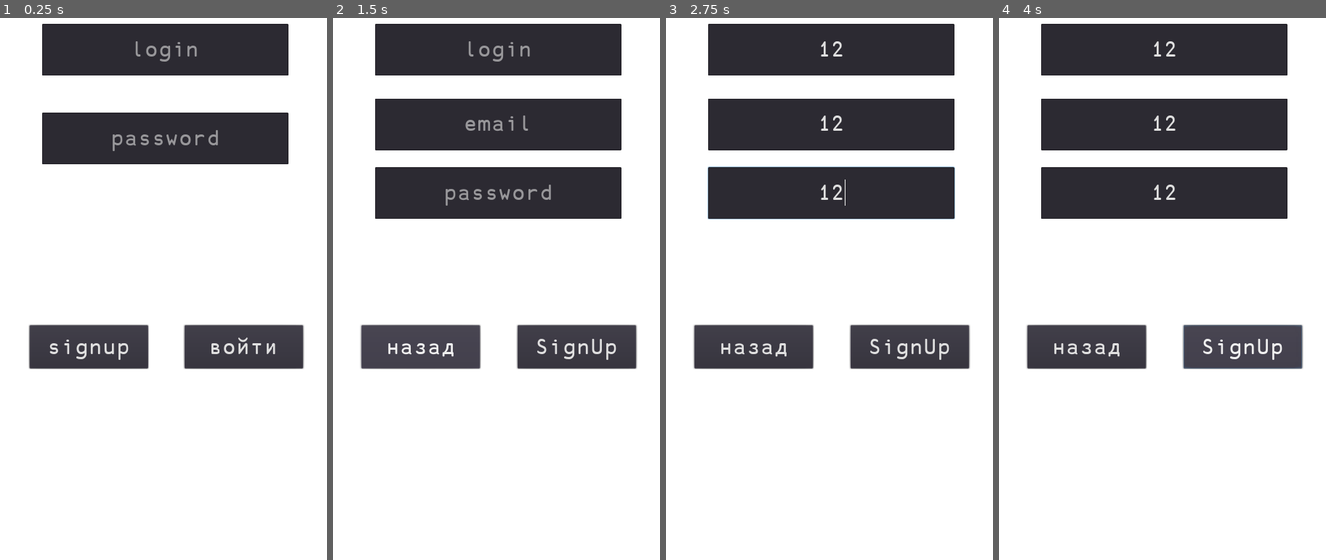
Above: before the commit, frames 1-4 (left to right).
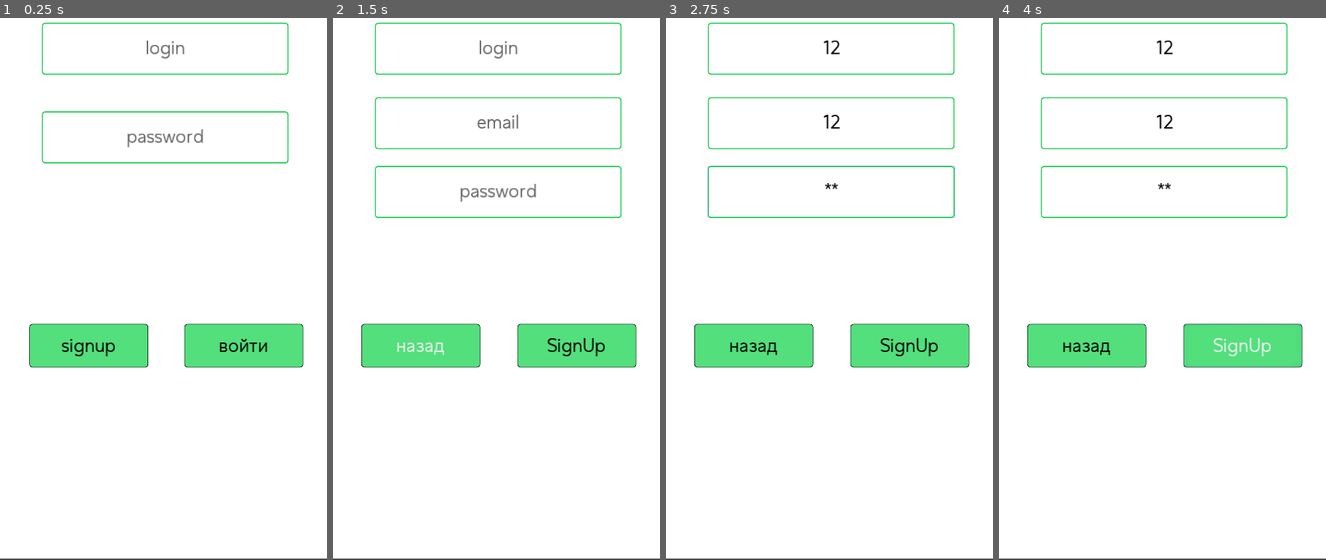
Above: after the commit, the same moments.

Repository: ideeockus/rep_net
Game: Godot game, scene res://scenes/SigninScene.tscn
The game is run twice, just before and just after one commit, with the same random seed, the same clock (stepped at 60 frames per second) and the same inputs. The project has no main scene, so this scene is started directly.
Inputs (mouse positions are in pixels of both pictures, inside the frame that each line leads up to):
- Up to frame 1 (0.25 s): no input
- Up to frame 2 (1.5 s): click (499, 50) at 0.52 s; type "12" at 0.6 s; click (499, 137) at 0.75 s; type "12" at 0.83 s; click "signup" at 1.25 s
- Up to frame 3 (2.75 s): click (832, 50) at 2.02 s; type "12" at 2.1 s; click (832, 126) at 2.25 s; type "12" at 2.33 s; click (832, 191) at 2.48 s; type "12" at 2.57 s
- Up to frame 4 (4 s): click "SignUp" at 2.75 s; click "войти" at 3.5 s

The runs differ from the first frame. In frame 1, 21% of the frame differs, in the area x 0-100%, y 0-100%; in frame 2, 29%; in frame 3, 29%; in frame 4, 29%.
Error in both runs: Invalid operands 'String' and 'Nil' in operator 'in'. (res://scenes/SignupScene.gd:51)

Commit message:
theme, bug fixes

Diff:
--- a/client/balance_font.tres
+++ b/client/balance_font.tres
@@ -1,7 +1,8 @@
 [gd_resource type="DynamicFont" load_steps=2 format=2]
 
-[ext_resource path="res://APL386.ttf" type="DynamicFontData" id=1]
+[ext_resource path="res://Liter-Regular.ttf" type="DynamicFontData" id=1]
 
 [resource]
 size = 45
+use_filter = true
 font_data = ExtResource( 1 )
--- /dev/null
+++ b/client/rep_button_stylebox.tres
@@ -0,0 +1,13 @@
+[gd_resource type="StyleBoxFlat" format=2]
+
+[resource]
+bg_color = Color( 0.321569, 0.87451, 0.486275, 1 )
+border_width_left = 1
+border_width_top = 1
+border_width_right = 1
+border_width_bottom = 1
+border_color = Color( 0, 0, 0, 1 )
+corner_radius_top_left = 5
+corner_radius_top_right = 5
+corner_radius_bottom_right = 5
+corner_radius_bottom_left = 5
--- a/client/rep_font.tres
+++ b/client/rep_font.tres
@@ -1,7 +1,8 @@
 [gd_resource type="DynamicFont" load_steps=2 format=2]
 
-[ext_resource path="res://APL386.ttf" type="DynamicFontData" id=1]
+[ext_resource path="res://Liter-Regular.ttf" type="DynamicFontData" id=1]
 
 [resource]
-size = 40
+size = 33
+use_filter = true
 font_data = ExtResource( 1 )
--- /dev/null
+++ b/client/rep_stylebox.tres
@@ -0,0 +1,14 @@
+[gd_resource type="StyleBoxFlat" format=2]
+
+[resource]
+bg_color = Color( 1, 1, 1, 1 )
+border_width_left = 2
+border_width_top = 2
+border_width_right = 2
+border_width_bottom = 2
+border_color = Color( 0.129412, 0.807843, 0.329412, 1 )
+corner_radius_top_left = 5
+corner_radius_top_right = 5
+corner_radius_bottom_right = 5
+corner_radius_bottom_left = 5
+shadow_color = Color( 0.678431, 0.631373, 0.631373, 0.6 )
--- /dev/null
+++ b/client/rep_theme.tres
@@ -0,0 +1,52 @@
+[gd_resource type="Theme" load_steps=5 format=2]
+
+[ext_resource path="res://rep_font.tres" type="DynamicFont" id=1]
+[ext_resource path="res://rep_button_stylebox.tres" type="StyleBox" id=2]
+[ext_resource path="res://rep_stylebox.tres" type="StyleBox" id=3]
+
+[sub_resource type="StyleBoxFlat" id=1]
+bg_color = Color( 0.133333, 0.498039, 0.243137, 1 )
+border_width_left = 2
+border_width_top = 2
+border_width_right = 2
+border_width_bottom = 2
+border_color = Color( 0, 0, 0, 1 )
+corner_radius_top_left = 5
+corner_radius_top_right = 5
+corner_radius_bottom_right = 5
+corner_radius_bottom_left = 5
+
+[resource]
+Button/colors/font_color = Color( 0, 0, 0, 1 )
+Button/colors/font_color_disabled = Color( 0.9, 0.9, 0.9, 0.2 )
+Button/colors/font_color_hover = Color( 0.94, 0.94, 0.94, 1 )
+Button/colors/font_color_pressed = Color( 0, 0, 0, 1 )
+Button/constants/hseparation = 2
+Button/fonts/font = ExtResource( 1 )
+Button/styles/disabled = null
+Button/styles/focus = null
+Button/styles/hover = ExtResource( 2 )
+Button/styles/normal = ExtResource( 2 )
+Button/styles/pressed = SubResource( 1 )
+Label/colors/font_color = Color( 0.129412, 0.807843, 0.329412, 1 )
+Label/colors/font_color_shadow = Color( 0, 0, 0, 0 )
+Label/colors/font_outline_modulate = Color( 1, 1, 1, 1 )
+Label/constants/line_spacing = 3
+Label/constants/shadow_as_outline = 0
+Label/constants/shadow_offset_x = 1
+Label/constants/shadow_offset_y = 1
+Label/fonts/font = ExtResource( 1 )
+Label/styles/normal = null
+LineEdit/colors/clear_button_color = Color( 0, 0, 0, 1 )
+LineEdit/colors/clear_button_color_pressed = Color( 1, 1, 1, 1 )
+LineEdit/colors/cursor_color = Color( 0.94, 0.94, 0.94, 1 )
+LineEdit/colors/font_color = Color( 0, 0, 0, 1 )
+LineEdit/colors/font_color_selected = Color( 0, 0, 0, 1 )
+LineEdit/colors/font_color_uneditable = Color( 0.88, 0.88, 0.88, 0.5 )
+LineEdit/colors/selection_color = Color( 0.49, 0.49, 0.49, 1 )
+LineEdit/constants/minimum_spaces = 12
+LineEdit/fonts/font = ExtResource( 1 )
+LineEdit/icons/clear = null
+LineEdit/styles/focus = null
+LineEdit/styles/normal = ExtResource( 3 )
+LineEdit/styles/read_only = null
--- a/client/scenes/EmailVerificationScene.tscn
+++ b/client/scenes/EmailVerificationScene.tscn
@@ -1,11 +1,13 @@
-[gd_scene load_steps=3 format=2]
+[gd_scene load_steps=4 format=2]
 
 [ext_resource path="res://rep_font.tres" type="DynamicFont" id=1]
 [ext_resource path="res://scenes/EmailVerificationScene.gd" type="Script" id=2]
+[ext_resource path="res://rep_theme.tres" type="Theme" id=3]
 
 [node name="SigninScene" type="ColorRect"]
 margin_right = 576.0
 margin_bottom = 1024.0
+theme = ExtResource( 3 )
 script = ExtResource( 2 )
 __meta__ = {
 "_edit_use_anchors_": false
--- a/client/scenes/JournalScene.gd
+++ b/client/scenes/JournalScene.gd
@@ -7,6 +7,7 @@
 var rep_url = "http://127.0.0.1:8000"
 var token
 var user_id
+var button_dst_id
 
 
 # Called when the node enters the scene tree for the first time.
@@ -37,12 +38,14 @@
 	print(response)
 	for user in response['journal']:
 		var person_button_text = str(user['id'])+" "+user['login']+" "+str(user['balance'])
+
 		var person_button = Button.new()
 		person_button.text = person_button_text
 		#person_button.theme.set_font()
 		person_button.set("custom_fonts/font", load("res://rep_font.tres"))
 		#person_button.set("custom_colors/font_color", "#000000")
 		person_button.align = Button.ALIGN_LEFT
+		# person_button.person_id = user['id']
 		person_button.connect("pressed", self, "_on_person_button_pressed")
 		$ScrollContainer/PersonsContainer.add_child(person_button)
 
@@ -53,3 +56,7 @@
 	print(response)
 	var user_balance = response['balance']
 	$HBoxContainer/Balance.text = str(user_balance)
+
+
+func _on_person_button_pressed():
+	pass
--- a/client/scenes/JournalScene.tscn
+++ b/client/scenes/JournalScene.tscn
@@ -1,11 +1,13 @@
-[gd_scene load_steps=3 format=2]
+[gd_scene load_steps=4 format=2]
 
+[ext_resource path="res://rep_theme.tres" type="Theme" id=1]
 [ext_resource path="res://scenes/JournalScene.gd" type="Script" id=2]
 [ext_resource path="res://balance_font.tres" type="DynamicFont" id=3]
 
 [node name="JournalScene" type="ColorRect"]
 margin_right = 576.0
 margin_bottom = 1024.0
+theme = ExtResource( 1 )
 script = ExtResource( 2 )
 __meta__ = {
 "_edit_use_anchors_": false
@@ -21,9 +23,9 @@
 }
 
 [node name="Balance" type="Label" parent="HBoxContainer"]
-margin_top = 34.0
+margin_top = 33.0
 margin_right = 451.0
-margin_bottom = 86.0
+margin_bottom = 87.0
 size_flags_horizontal = 3
 custom_fonts/font = ExtResource( 3 )
 custom_colors/font_color = Color( 0.152941, 0.894118, 0.188235, 1 )
@@ -37,11 +39,10 @@
 
 [node name="BalanceText" type="Label" parent="HBoxContainer"]
 margin_left = 455.0
-margin_top = 34.0
+margin_top = 33.0
 margin_right = 536.0
-margin_bottom = 86.0
+margin_bottom = 87.0
 custom_fonts/font = ExtResource( 3 )
-custom_colors/font_color = Color( 0.152941, 0.894118, 0.188235, 1 )
 text = "rep"
 valign = 1
 uppercase = true
@@ -50,14 +51,17 @@
 }
 
 [node name="ScrollContainer" type="ScrollContainer" parent="."]
+margin_left = 20.0
 margin_top = 303.0
-margin_right = 576.0
+margin_right = 556.0
 margin_bottom = 1024.0
 __meta__ = {
 "_edit_use_anchors_": false
 }
 
 [node name="PersonsContainer" type="VBoxContainer" parent="ScrollContainer"]
+margin_right = 536.0
+size_flags_horizontal = 3
 __meta__ = {
 "_edit_use_anchors_": false
 }
--- a/client/scenes/SigninScene.tscn
+++ b/client/scenes/SigninScene.tscn
@@ -1,11 +1,14 @@
-[gd_scene load_steps=3 format=2]
+[gd_scene load_steps=4 format=2]
 
 [ext_resource path="res://rep_font.tres" type="DynamicFont" id=1]
 [ext_resource path="res://scenes/SigninScene.gd" type="Script" id=2]
+[ext_resource path="res://rep_theme.tres" type="Theme" id=3]
 
 [node name="SigninScene" type="ColorRect"]
+margin_top = -2.1189
 margin_right = 576.0
-margin_bottom = 1024.0
+margin_bottom = 1021.88
+theme = ExtResource( 3 )
 script = ExtResource( 2 )
 __meta__ = {
 "_edit_use_anchors_": false
--- a/client/scenes/SignupScene.tscn
+++ b/client/scenes/SignupScene.tscn
@@ -1,7 +1,8 @@
-[gd_scene load_steps=3 format=2]
+[gd_scene load_steps=4 format=2]
 
 [ext_resource path="res://rep_font.tres" type="DynamicFont" id=1]
 [ext_resource path="res://scenes/SignupScene.gd" type="Script" id=2]
+[ext_resource path="res://rep_theme.tres" type="Theme" id=3]
 
 [node name="SignupScene" type="ColorRect"]
 margin_right = 576.0
@@ -16,6 +17,7 @@
 margin_top = 610.611
 margin_right = 534.342
 margin_bottom = 686.611
+theme = ExtResource( 3 )
 custom_fonts/font = ExtResource( 1 )
 text = "SignUp"
 __meta__ = {
@@ -27,6 +29,7 @@
 margin_top = 610.611
 margin_right = 259.233
 margin_bottom = 686.611
+theme = ExtResource( 3 )
 custom_fonts/font = ExtResource( 1 )
 text = "назад"
 __meta__ = {
@@ -38,6 +41,7 @@
 margin_top = 81.0
 margin_right = 508.0
 margin_bottom = 172.0
+theme = ExtResource( 3 )
 custom_fonts/font = ExtResource( 1 )
 align = 1
 placeholder_text = "login"
@@ -50,6 +54,7 @@
 margin_top = 212.0
 margin_right = 508.0
 margin_bottom = 303.0
+theme = ExtResource( 3 )
 custom_fonts/font = ExtResource( 1 )
 align = 1
 placeholder_text = "email"
@@ -62,8 +67,10 @@
 margin_top = 332.779
 margin_right = 508.0
 margin_bottom = 423.779
+theme = ExtResource( 3 )
 custom_fonts/font = ExtResource( 1 )
 align = 1
+secret = true
 placeholder_text = "password"
 __meta__ = {
 "_edit_use_anchors_": false
--- a/client/scenes/TransferScene.tscn
+++ b/client/scenes/TransferScene.tscn
@@ -1,12 +1,15 @@
-[gd_scene load_steps=4 format=2]
+[gd_scene load_steps=5 format=2]
 
 [ext_resource path="res://rep_font.tres" type="DynamicFont" id=1]
 [ext_resource path="res://balance_font.tres" type="DynamicFont" id=2]
 [ext_resource path="res://scenes/TransferScene.gd" type="Script" id=3]
+[ext_resource path="res://rep_theme.tres" type="Theme" id=4]
 
 [node name="TransferScene" type="ColorRect"]
+margin_top = 1.0
 margin_right = 576.0
-margin_bottom = 1024.0
+margin_bottom = 1025.0
+theme = ExtResource( 4 )
 script = ExtResource( 3 )
 __meta__ = {
 "_edit_use_anchors_": false
@@ -22,9 +25,9 @@
 }
 
 [node name="Balance" type="Label" parent="HBoxContainer"]
-margin_top = 34.0
+margin_top = 33.0
 margin_right = 451.0
-margin_bottom = 86.0
+margin_bottom = 87.0
 size_flags_horizontal = 3
 custom_fonts/font = ExtResource( 2 )
 custom_colors/font_color = Color( 0.145098, 0.741176, 0.239216, 1 )
@@ -37,9 +40,9 @@
 
 [node name="BalanceText" type="Label" parent="HBoxContainer"]
 margin_left = 455.0
-margin_top = 34.0
+margin_top = 33.0
 margin_right = 536.0
-margin_bottom = 86.0
+margin_bottom = 87.0
 custom_fonts/font = ExtResource( 2 )
 custom_colors/font_color = Color( 0.145098, 0.741176, 0.239216, 1 )
 text = "REP"
@@ -59,7 +62,7 @@
 }
 
 [node name="Amount" type="LineEdit" parent="HBoxContainer2"]
-margin_right = 298.0
+margin_right = 266.0
 margin_bottom = 150.0
 size_flags_horizontal = 3
 custom_fonts/font = ExtResource( 1 )
@@ -70,7 +73,7 @@
 }
 
 [node name="SendButton" type="Button" parent="HBoxContainer2"]
-margin_left = 302.0
+margin_left = 270.0
 margin_right = 536.0
 margin_bottom = 150.0
 size_flags_horizontal = 3
Binary file added: client/Liter-Regular.ttf
Not shown, changed: server/client_test_script.py
Not shown, changed: server/error_codes
Not shown, changed: server/rep_server.py
